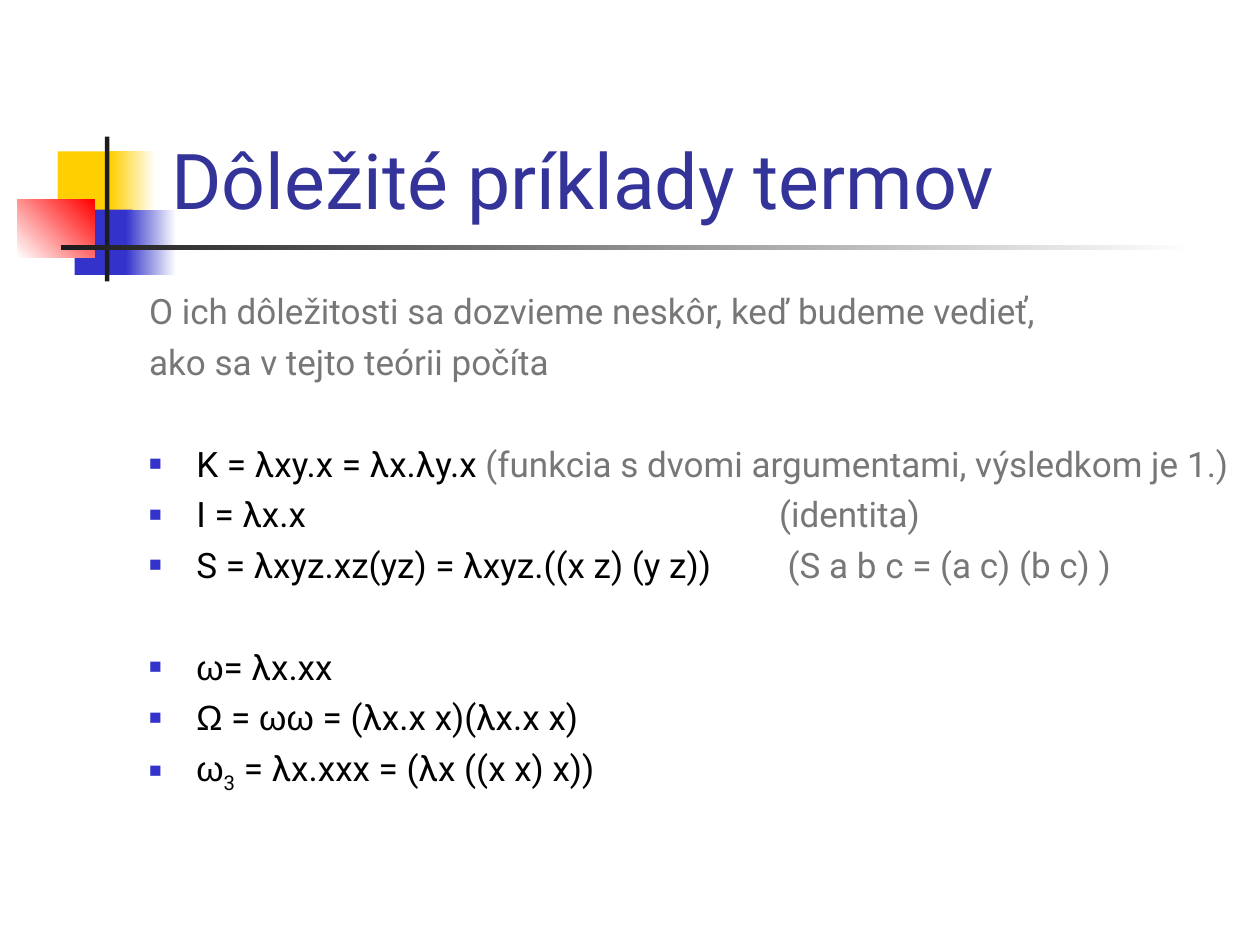
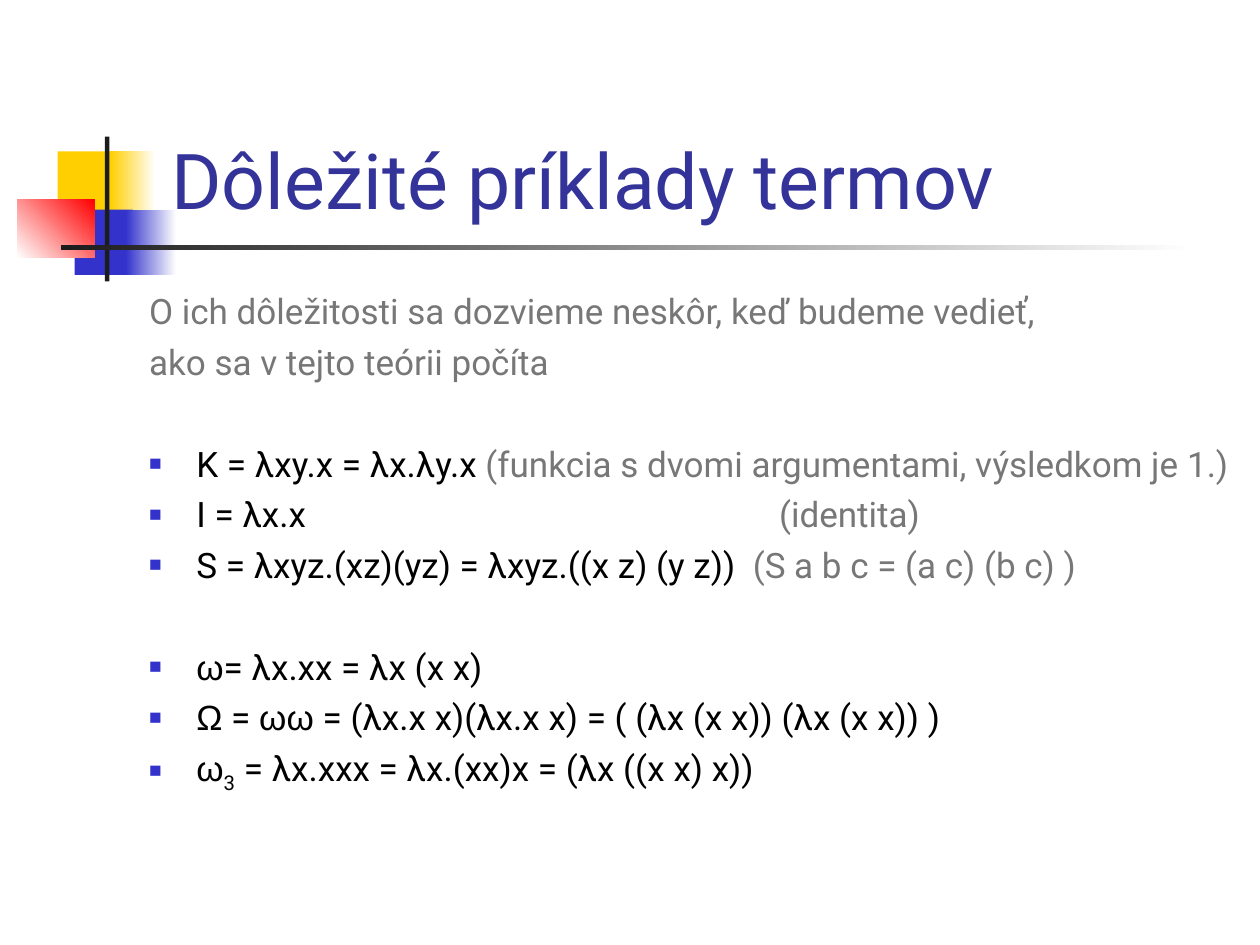
Before and after one commit to Funkcionalne/Prednasky, a slide deck: slide 8 of 05/05_fpro.ppt. Drawn at 1260x945 pixels with LibreOffice and Linux fonts; fonts in the diff are those of the drawing. Boxes give left, top, right and bottom in pixels: in the first picture for what was removed or moved away, otherwise in the second. Text is boxed around its words. In the diff, an @@ line names an element or a change of style, - is before the commit and + after.

```diff
--- a/05/05_fpro.ppt
+++ b/05/05_fpro.ppt
@@ text at box(196, 550, 1055, 789): text changed @@
-■ S = λxyz.xz(yz) = λxyz.((x z) (y z)) (S a b c = (a c) (b c) )
-■ ω= λx.xx
-■ Ω = ωω = (λx.x x)(λx.x x)
-■ ω3 = λx.xxx = (λx ((x x) x))
+■ S = λxyz.(xz)(yz) = λxyz.((x z) (y z)) (S a b c = (a c) (b c) )
+■ ω= λx.xx = λx (x x)
+■ Ω = ωω = (λx.x x)(λx.x x) = ( (λx (x x)) (λx (x x)) )
+■ ω3 = λx.xxx = λx.(xx)x = (λx ((x x) x))
```
Also in this commit, not shown: 1 other slide changed, 1 other file.
